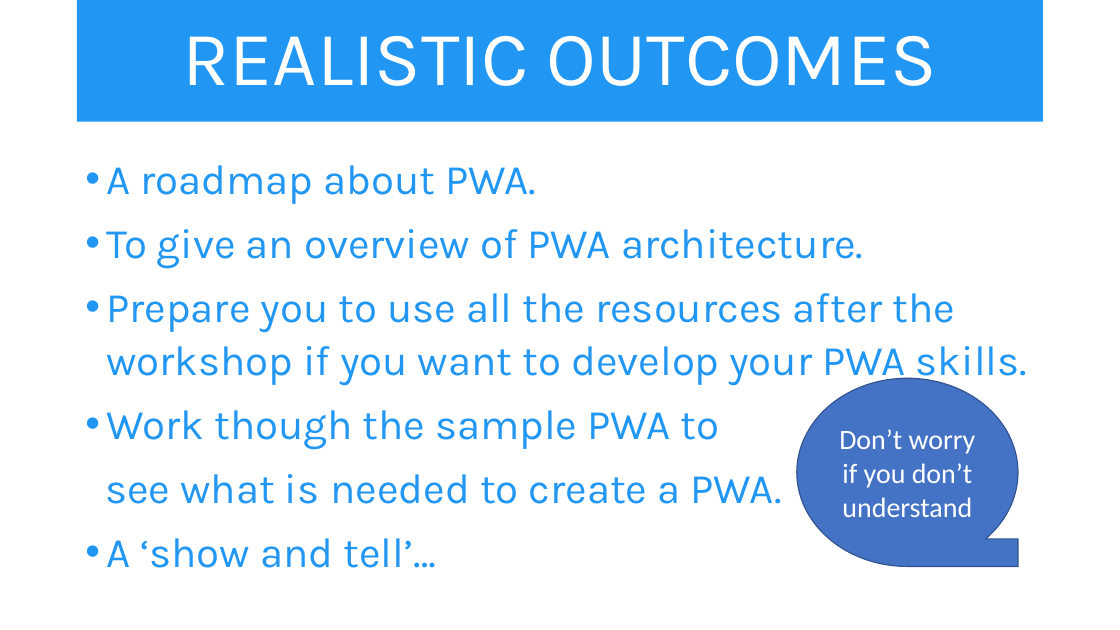
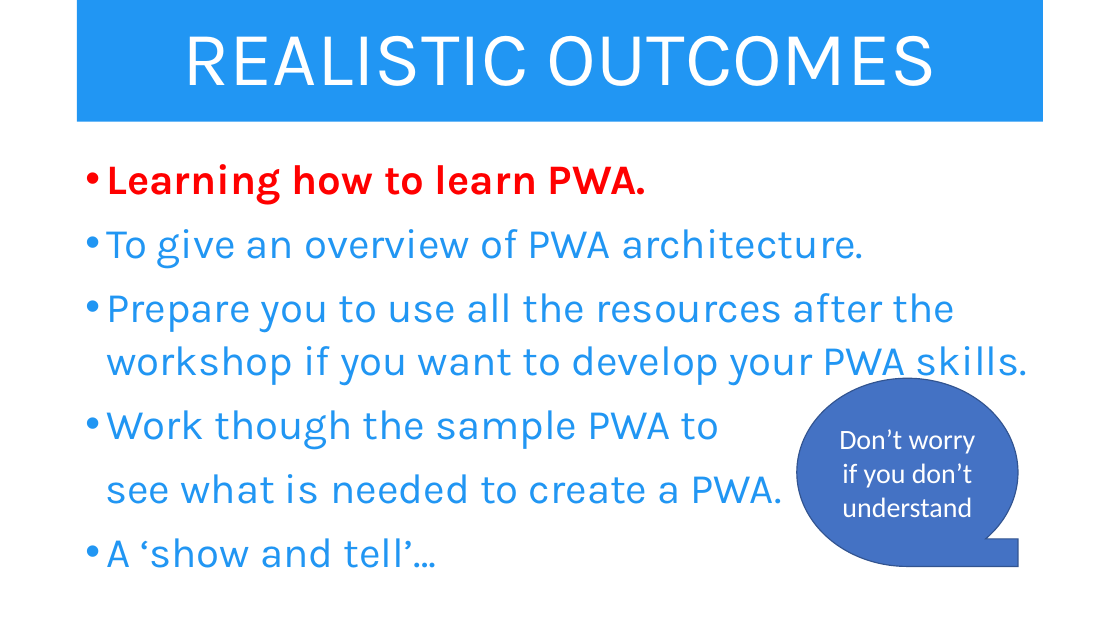
Before and after one commit to aniWeyn/pwa, a slide deck: slide 3 of PWA.pptx. Drawn at 1120x630 pixels with LibreOffice and Linux fonts; fonts in the diff are those of the drawing. Boxes give left, top, right and bottom in pixels: in the first picture for what was removed or moved away, otherwise in the second. Text is boxed around its words. In the diff, an @@ line names an element or a change of style, - is before the commit and + after.

```diff
--- a/PWA.pptx
+++ b/PWA.pptx
@@ text at box(106, 164, 646, 205): text changed; text colour #2196F3 to #FF0000; bold on @@
-• A roadmap about PWA.
+• Learning how to learn PWA.
```
Also in this commit, not shown: 1 other file.
